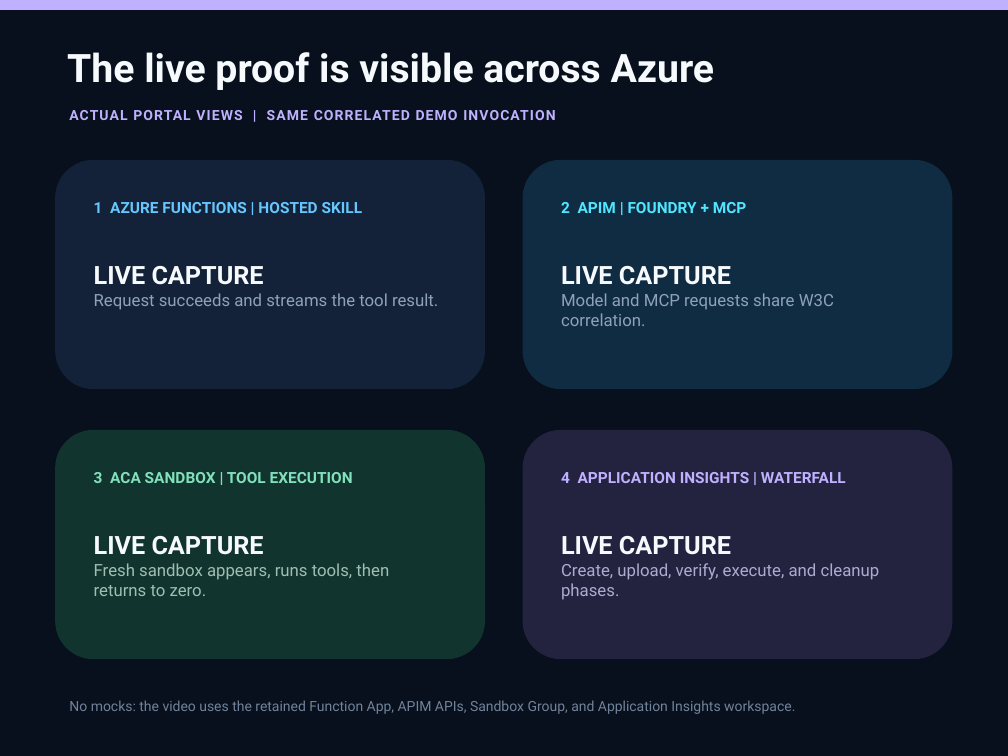
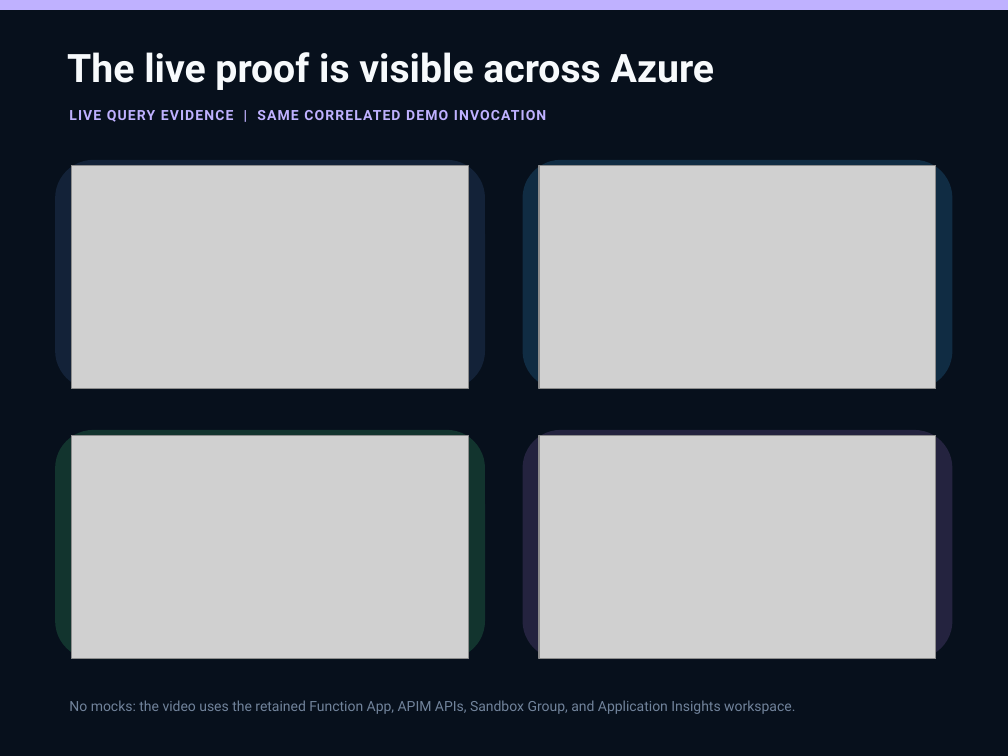
Before and after one commit to Azure/azure-functions-agents-runtime, a slide deck: slide 5 of docs/demo/hybrid-sandbox-leadership/hybrid-sandbox-leadership-demo.pptx. Drawn at 1008x756 pixels with LibreOffice and Linux fonts; fonts in the diff are those of the drawing; grey boxes stand for pictures. Boxes give left, top, right and bottom in pixels: in the first picture for what was removed or moved away, otherwise in the second. Text is boxed around its words. In the diff, an @@ line names an element or a change of style, - is before the commit and + after.

```diff
--- a/docs/demo/hybrid-sandbox-leadership/hybrid-sandbox-leadership-demo.pptx
+++ b/docs/demo/hybrid-sandbox-leadership/hybrid-sandbox-leadership-demo.pptx
@@ text at (69,110,546,122): text changed @@
-ACTUAL PORTAL VIEWS | SAME CORRELATED DEMO INVOCATION
+LIVE QUERY EVIDENCE | SAME CORRELATED DEMO INVOCATION
@@ picture added at (72,165,469,388) @@
@@ picture added at (539,165,936,388) @@
@@ text removed at (94,202,362,213) @@
-1 AZURE FUNCTIONS | HOSTED SKILL
@@ text removed at (561,202,747,213) @@
-2 APIM | FOUNDRY + MCP
@@ text removed at (94,266,438,310) @@
-LIVE CAPTURE
-Request succeeds and streams the tool result.
@@ text removed at (561,266,834,326) @@
-LIVE CAPTURE
-Model and MCP requests share W3C correlation.
@@ picture added at (72,435,469,658) @@
@@ picture added at (539,435,936,658) @@
@@ text removed at (94,472,353,483) @@
-3 ACA SANDBOX | TOOL EXECUTION
@@ text removed at (561,472,846,483) @@
-4 APPLICATION INSIGHTS | WATERFALL
@@ text removed at (94,536,389,596) @@
-LIVE CAPTURE
-Fresh sandbox appears, runs tools, then returns to zero.
@@ text removed at (561,536,880,600) @@
-LIVE CAPTURE
-Create, upload, verify, execute, and cleanup phases.
```
